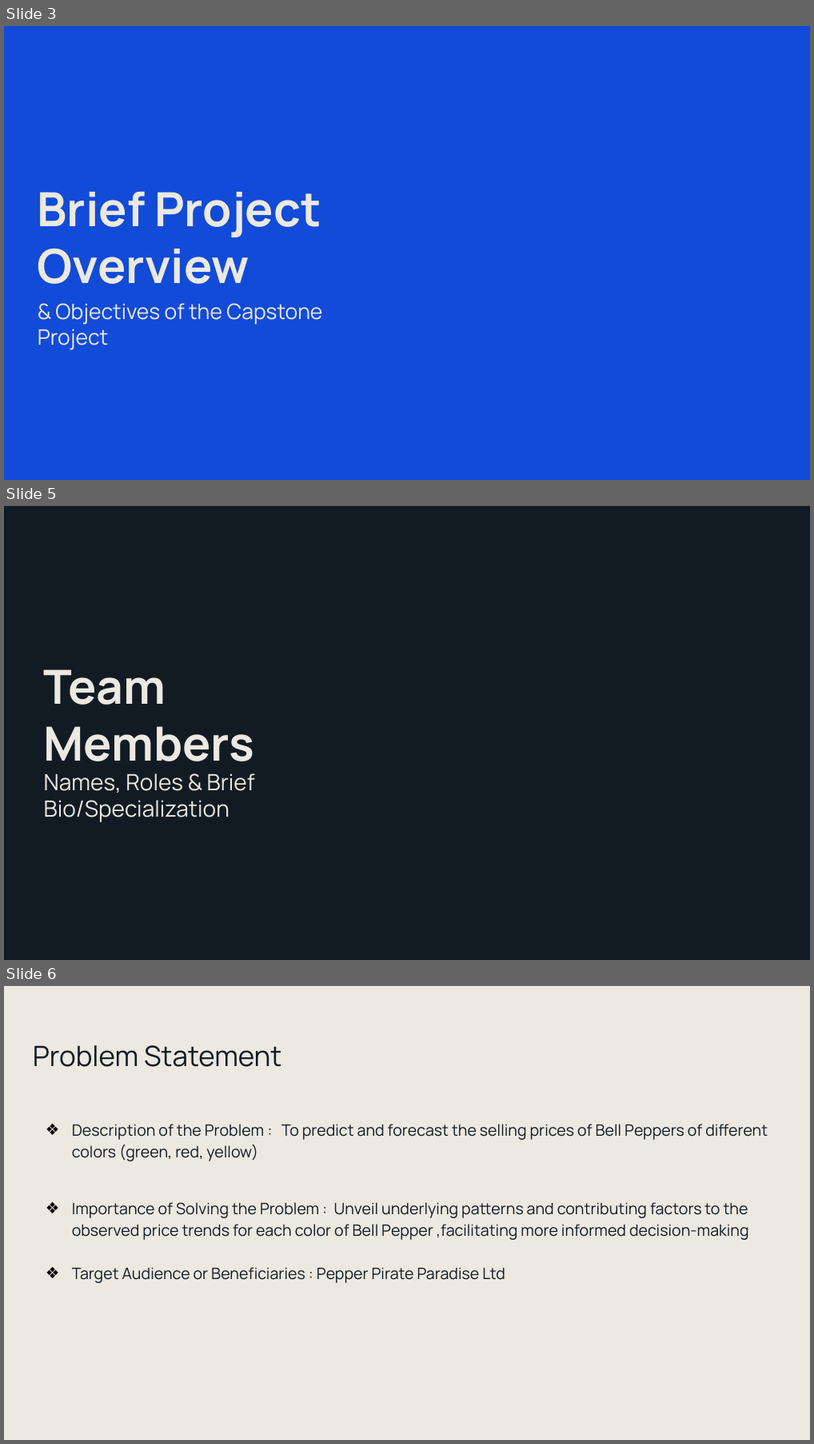
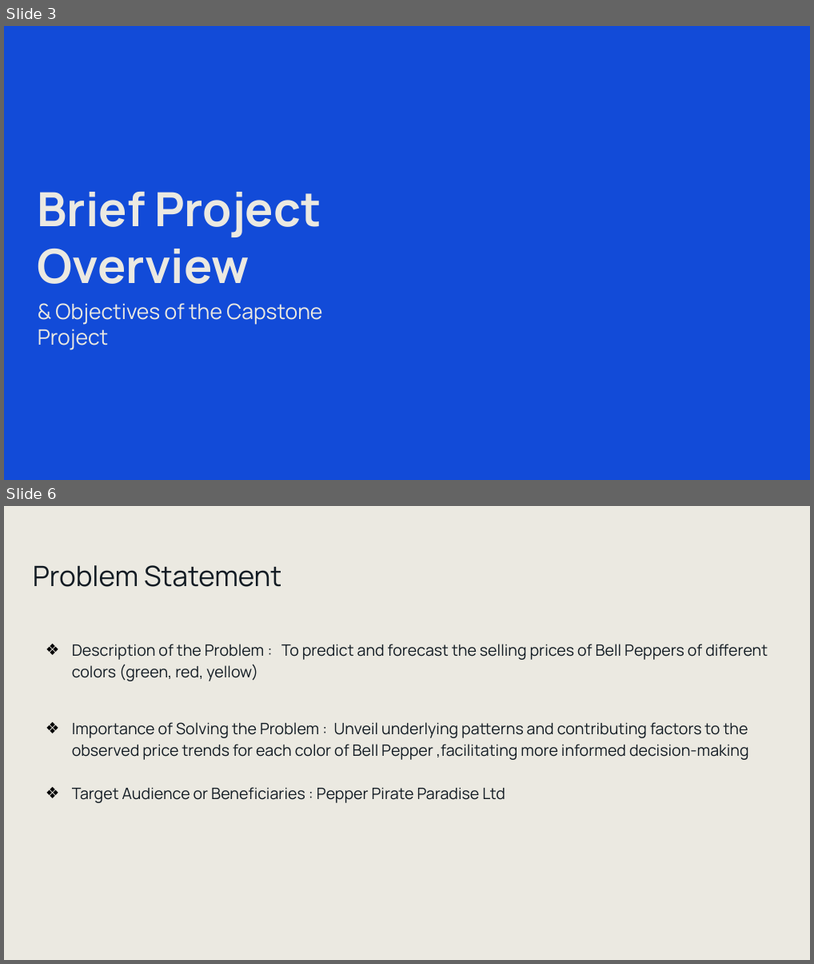
Before and after one commit to omar-ammar0/Intern_Final_Project, a slide deck: Presentation/AI Internship Capstone Project Presentation.pptx. Shown one above the other, each under a label of ours: slides 3, 5 and 6 before the commit, slides 3 and 6 after it; the slides between them are not shown. The pictures are 814x1444 and 814x964 pixels, drawn with LibreOffice and Linux fonts; fonts in the diff are those of the drawing; background and template pictures are left out. Boxes give left, top, right and bottom in pixels: in the first picture for what was removed or moved away, otherwise in the second. Text is boxed around its words. In the diff, an @@ line names an element or a change of style, - is before the commit and + after.

```diff
--- a/Presentation/AI Internship Capstone Project Presentation.pptx
+++ b/Presentation/AI Internship Capstone Project Presentation.pptx
@@ slide 5 removed at [4,506,810,960], background #121B23 @@
@@ title removed at [44,669,254,761] @@
-Team Members
@@ title removed at [44,773,255,822] @@
-Names, Roles & Brief Bio/Specialization
```
Also in this commit, not shown: 1 slide changed, 3 slides added, 2 other slides removed.
